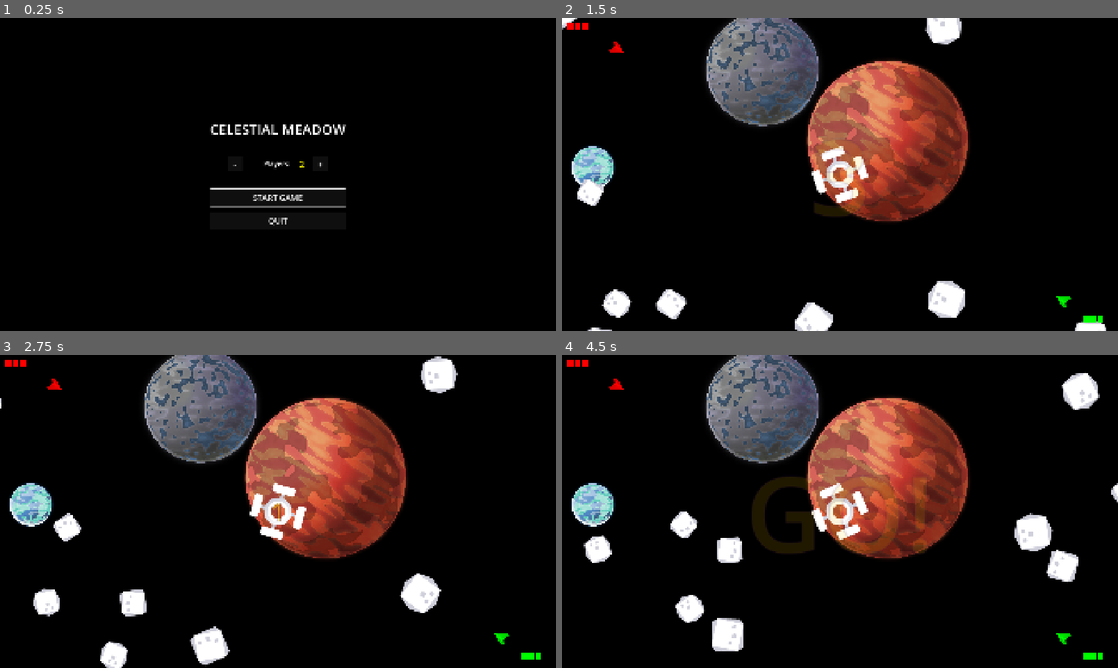
Above: before the commit, frames 1-4 (two rows, left to right).
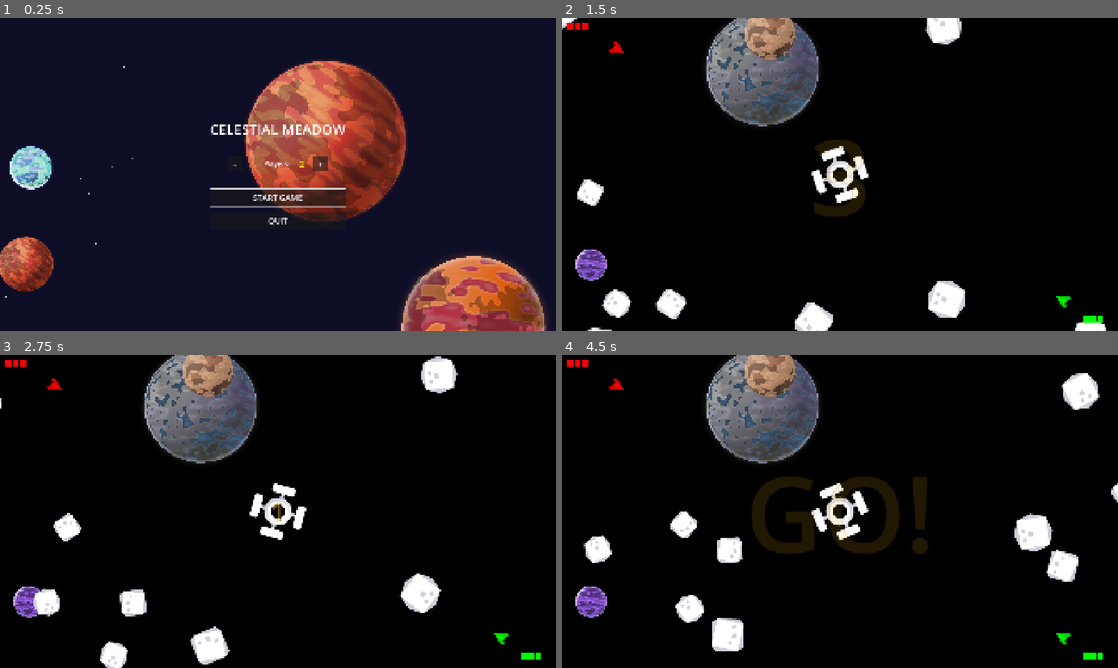
Above: after the commit, the same moments.

Repository: Teeohbee/CelestialMeadow
Game: Godot game, scene res://menu.tscn
The game is run twice, just before and just after one commit, with the same random seed, the same clock (stepped at 60 frames per second) and the same inputs.
Inputs:
- Up to frame 1 (0.25 s): no input
- Up to frame 2 (1.5 s): click "START GAME" at 0.5 s
- Up to frame 3 (2.75 s): no input
- Up to frame 4 (4.5 s): no input

The runs differ from the first frame. In frame 1, 98% of the frame differs, in the area x 0-100%, y 0-100%; in frame 2, 14%; in frame 3, 14%; in frame 4, 14%.

Commit message:
Add polished menu background with planets and stars
Visual Enhancements:
- Changed background from pure black to dark blue gradient (0.05, 0.05, 0.15)
- Added 4 planets at different positions and scales around the menu
- Created animated starfield with 100 twinkling stars
- Planets slowly rotate at different speeds for depth

Stars System:
- 100 stars with random sizes (1-3px)
- Random opacity (0.3-1.0) for depth perception
- Twinkling animation loops continuously
- Each star has unique timing for natural feel

Planets:
- Planet1: Top-left (200, 150) - 0.8x scale
- Planet2: Top-right (1700, 250) - 1.2x scale (larger)
- Planet3: Bottom-left (300, 850) - 0.6x scale (smaller)
- Planet4: Bottom-right (1600, 900) - 0.9x scale
- All planets rotate slowly (20-40 second cycles)

Much more atmospheric and polished main menu!

Diff:
--- a/menu.gd
+++ b/menu.gd
@@ -5,6 +5,35 @@
 func _ready():
 	$VBoxContainer/StartButton.grab_focus()
 	update_player_label()
+	create_starfield()
+	animate_planets()
+
+func create_starfield():
+	# Create twinkling stars in the background
+	for i in range(100):
+		var star = ColorRect.new()
+		var size = randf_range(1, 3)
+		star.custom_minimum_size = Vector2(size, size)
+		star.size = Vector2(size, size)
+		star.position = Vector2(randf() * 1920, randf() * 1080)
+		star.color = Color(1, 1, 1, randf_range(0.3, 1.0))
+		$Stars.add_child(star)
+
+		# Animate twinkling
+		var tween = create_tween()
+		tween.set_loops()
+		tween.tween_property(star, "modulate:a", randf_range(0.2, 0.6), randf_range(1, 3))
+		tween.tween_property(star, "modulate:a", 1.0, randf_range(1, 3))
+
+func animate_planets():
+	# Slow rotation for planets
+	for planet in [$Planet1, $Planet2, $Planet3, $Planet4]:
+		var tween = create_tween()
+		tween.set_loops()
+		var duration = randf_range(20, 40)
+		var rotation_amount = randf_range(-360, 360)
+		tween.tween_property(planet, "rotation_degrees", rotation_amount, duration)
+		tween.tween_property(planet, "rotation_degrees", rotation_amount * 2, duration)
 
 func update_player_label():
 	$VBoxContainer/PlayerCount/Label.text = str(num_players)
--- a/menu.tscn
+++ b/menu.tscn
@@ -1,6 +1,7 @@
-[gd_scene load_steps=2 format=3 uid="uid://bh5j3ywxnw7yk"]
+[gd_scene load_steps=3 format=3 uid="uid://bh5j3ywxnw7yk"]
 
 [ext_resource type="Script" path="res://menu.gd" id="1_menu"]
+[ext_resource type="PackedScene" uid="uid://bnauy0payb6b1" path="res://planet.tscn" id="2_planet"]
 
 [node name="Menu" type="Control"]
 layout_mode = 3
@@ -11,14 +12,39 @@
 grow_vertical = 2
 script = ExtResource("1_menu")
 
-[node name="ColorRect" type="ColorRect" parent="."]
+[node name="Background" type="ColorRect" parent="."]
 layout_mode = 1
 anchors_preset = 15
 anchor_right = 1.0
 anchor_bottom = 1.0
 grow_horizontal = 2
 grow_vertical = 2
-color = Color(0, 0, 0, 1)
+color = Color(0.05, 0.05, 0.15, 1)
+
+[node name="Stars" type="ColorRect" parent="."]
+layout_mode = 1
+anchors_preset = 15
+anchor_right = 1.0
+anchor_bottom = 1.0
+grow_horizontal = 2
+grow_vertical = 2
+color = Color(0, 0, 0, 0)
+
+[node name="Planet1" parent="." instance=ExtResource("2_planet")]
+position = Vector2(200, 150)
+scale = Vector2(0.8, 0.8)
+
+[node name="Planet2" parent="." instance=ExtResource("2_planet")]
+position = Vector2(1700, 250)
+scale = Vector2(1.2, 1.2)
+
+[node name="Planet3" parent="." instance=ExtResource("2_planet")]
+position = Vector2(300, 850)
+scale = Vector2(0.6, 0.6)
+
+[node name="Planet4" parent="." instance=ExtResource("2_planet")]
+position = Vector2(1600, 900)
+scale = Vector2(0.9, 0.9)
 
 [node name="VBoxContainer" type="VBoxContainer" parent="."]
 layout_mode = 1
